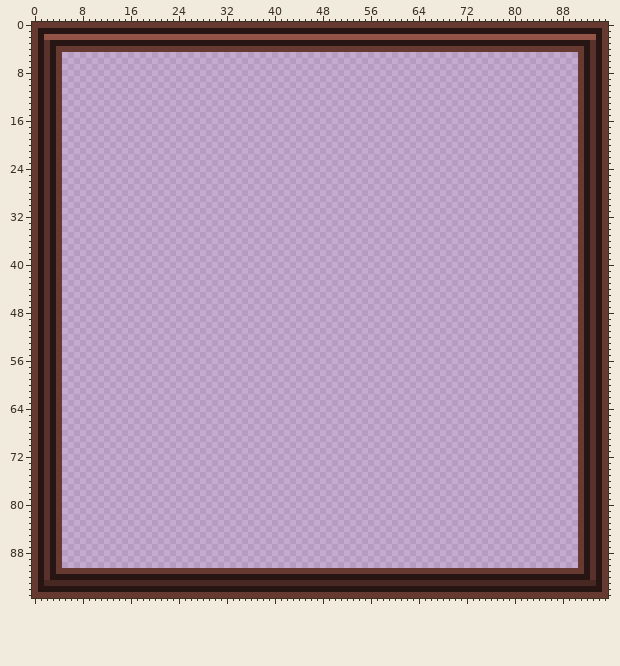
Two states of a pixel-art file, ProjectDonut/Content/Sprites/UI/MinimapFrame.aseprite. Above: the version before the commit.
96x96 pixels, 1 frame.
After the commit:
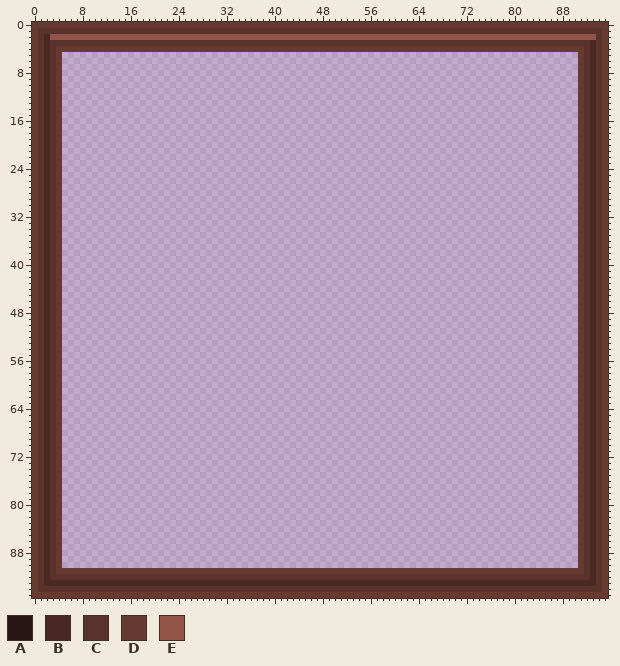
Palette (. is transparent): A #261512  B #472822  C #59322b  D #663931  E #945347
Change:
y 1: x 1..94 AAAAAAAAAAAAAAAAAAAAAAAAAAAAAAAAAAAAAAAAAAAAAAAAAAAAAAAAAAAAAAAAAAAAAAAAAAAAAAAAAAAAAAAAAAAAAA -> CCCCCCCCCCCCCCCCCCCCCCCCCCCCCCCCCCCCCCCCCCCCCCCCCCCCCCCCCCCCCCCCCCCCCCCCCCCCCCCCCCCCCCCCCCCCCC
y 2: x 1..2 AE -> CB; x 94 A -> C
y 3: x 1..94 ACAAAAAAAAAAAAAAAAAAAAAAAAAAAAAAAAAAAAAAAAAAAAAAAAAAAAAAAAAAAAAAAAAAAAAAAAAAAAAAAAAAAAAAAAAACA -> CBCCCCCCCCCCCCCCCCCCCCCCCCCCCCCCCCCCCCCCCCCCCCCCCCCCCCCCCCCCCCCCCCCCCCCCCCCCCCCCCCCCCCCCCCCCBC
y 4..91: x 1..3 ACA -> CBC; x 92..94 ACA -> CBC
y 92: x 1..94 ACAAAAAAAAAAAAAAAAAAAAAAAAAAAAAAAAAAAAAAAAAAAAAAAAAAAAAAAAAAAAAAAAAAAAAAAAAAAAAAAAAAAAAAAAAACA -> CBCCCCCCCCCCCCCCCCCCCCCCCCCCCCCCCCCCCCCCCCCCCCCCCCCCCCCCCCCCCCCCCCCCCCCCCCCCCCCCCCCCCCCCCCCCBC
y 93: x 1 A -> C; x 94 A -> C
y 94: x 1..94 AAAAAAAAAAAAAAAAAAAAAAAAAAAAAAAAAAAAAAAAAAAAAAAAAAAAAAAAAAAAAAAAAAAAAAAAAAAAAAAAAAAAAAAAAAAAAA -> CCCCCCCCCCCCCCCCCCCCCCCCCCCCCCCCCCCCCCCCCCCCCCCCCCCCCCCCCCCCCCCCCCCCCCCCCCCCCCCCCCCCCCCCCCCCCC
